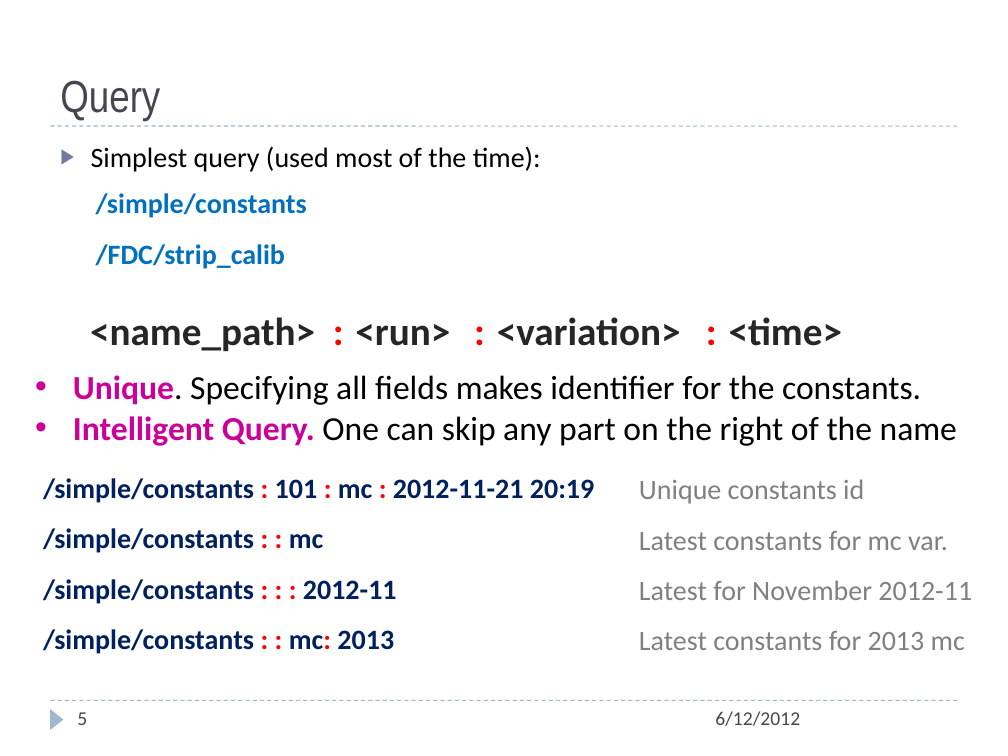
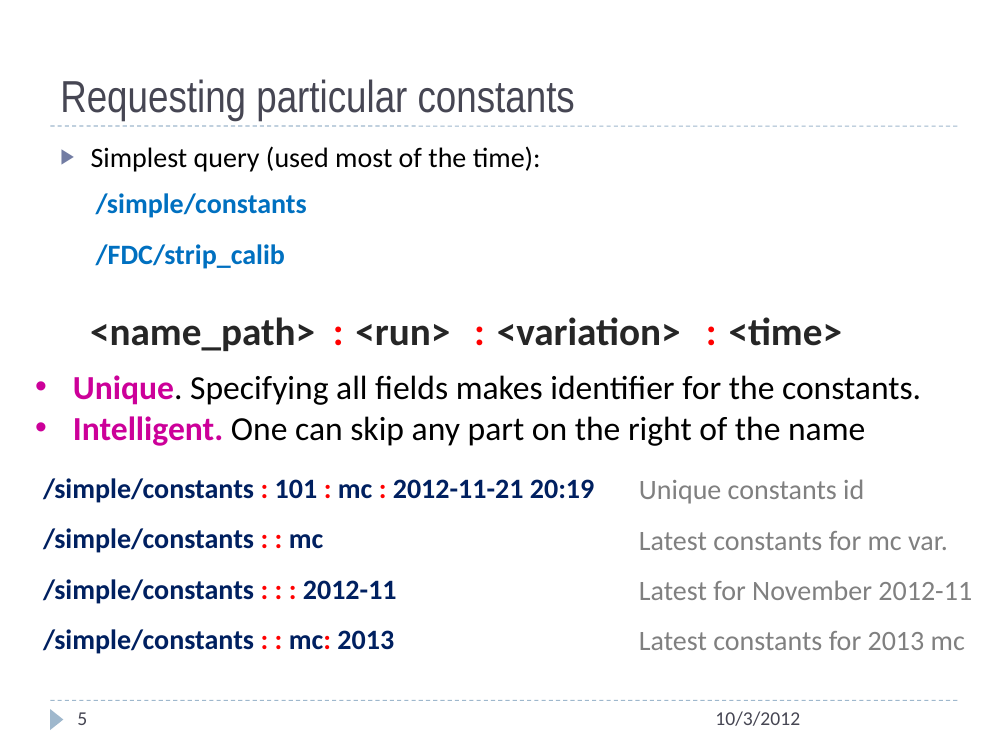
Before and after one commit to JeffersonLab/ccdb, a slide deck: slide 5 of doc/ccdb_design_romanovda_10_06_2011.pptx. Drawn at 1008x756 pixels with LibreOffice and Linux fonts; fonts in the diff are those of the drawing. Boxes give left, top, right and bottom in pixels: in the first picture for what was removed or moved away, otherwise in the second. Text is boxed around its words. In the diff, an @@ line names an element or a change of style, - is before the commit and + after.

```diff
--- a/doc/ccdb_design_romanovda_10_06_2011.pptx
+++ b/doc/ccdb_design_romanovda_10_06_2011.pptx
@@ title at <box>60,79,575,121</box>: text changed @@
-Query
+Requesting particular constants
@@ text at <box>73,416,865,446</box>: text changed @@
-• Intelligent Query. One can skip any part on the right of the name
+• Intelligent. One can skip any part on the right of the name
@@ text at <box>715,711,800,726</box>: text changed @@
-6/12/2012
+10/3/2012
```
Also in this commit, not shown: 34 other slides changed, 9 slides added, 10 other files.
